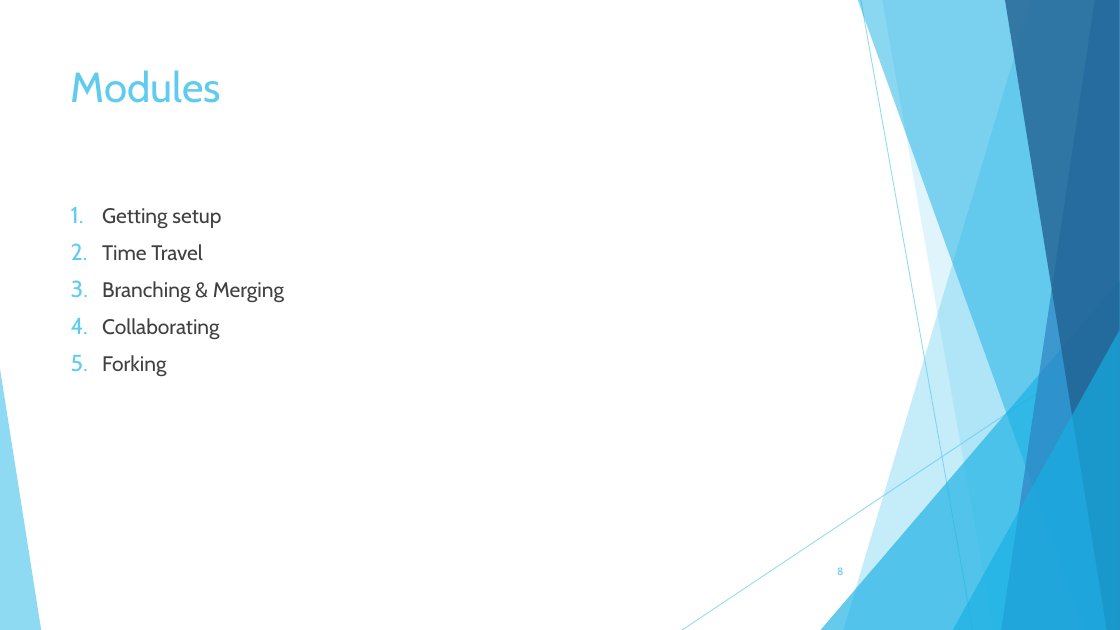
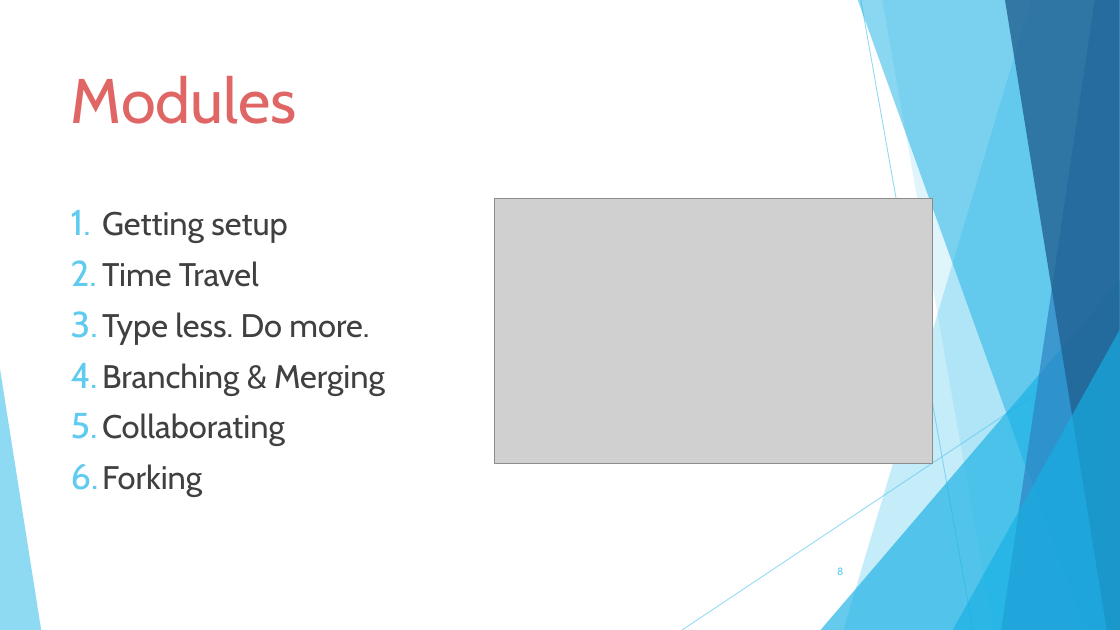
Before and after one commit to TechplexEngineer/GitCheatSheet, a slide deck: slide 8 of ppt/Getting started with GIT.pptx. Drawn at 1120x630 pixels with LibreOffice and Linux fonts; fonts in the diff are those of the drawing; grey boxes stand for pictures. Boxes give left, top, right and bottom in pixels: in the first picture for what was removed or moved away, otherwise in the second. Text is boxed around its words. In the diff, an @@ line names an element or a change of style, - is before the commit and + after.

```diff
--- a/ppt/Getting started with GIT.pptx
+++ b/ppt/Getting started with GIT.pptx
@@ title "Modules" at (x1=71, y1=76, x2=297, y2=124): size 36 to 54 pt, text colour #5FCBEF to #E06666 @@
@@ picture added at (x1=495, y1=198, x2=933, y2=464) @@
@@ text at (x1=102, y1=211, x2=385, y2=497): size 18 to 28 pt in "Getting setup", "Time Travel", "Branching & Merging", "Collaborating" and 1 more places @@
@@ text at (x1=102, y1=312, x2=369, y2=345): paragraph added @@
+3. Type less. Do more.
```
Also in this commit, not shown: 19 other slides changed, 6 slides added, 3 slides removed, 21 other files.
